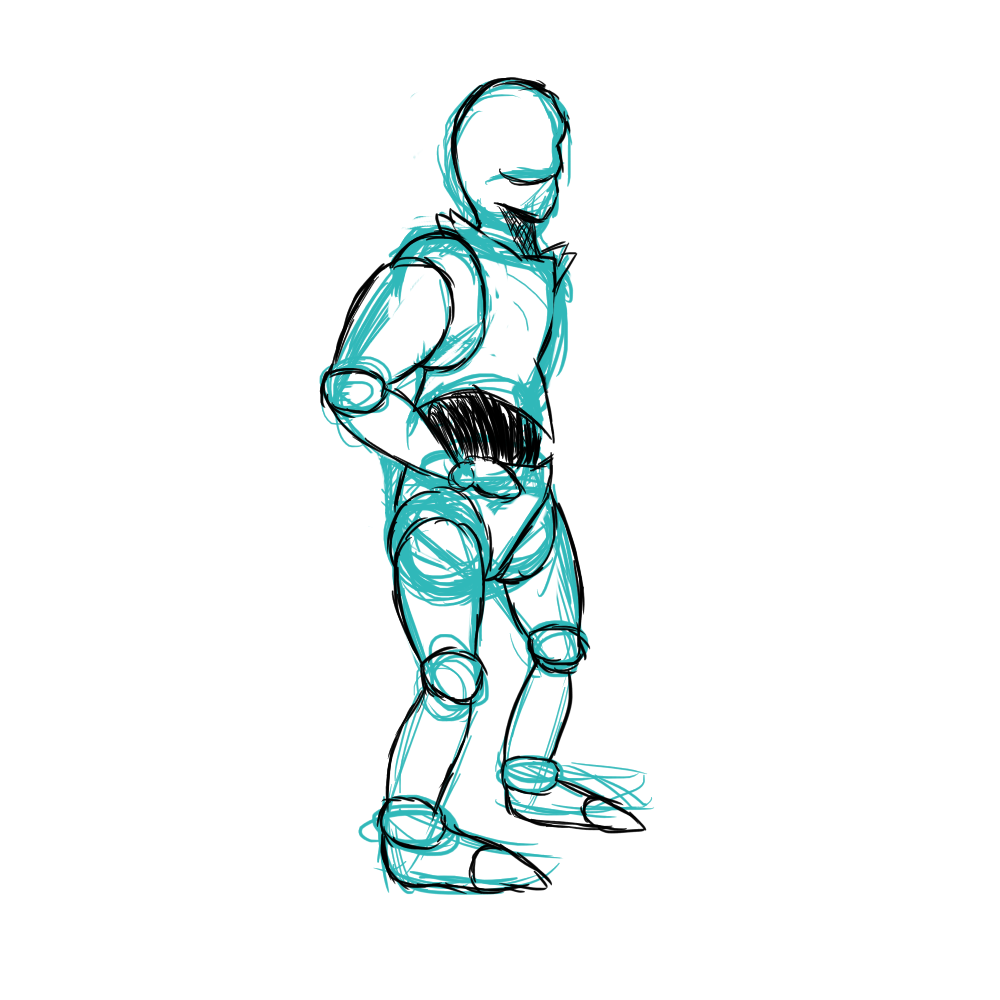
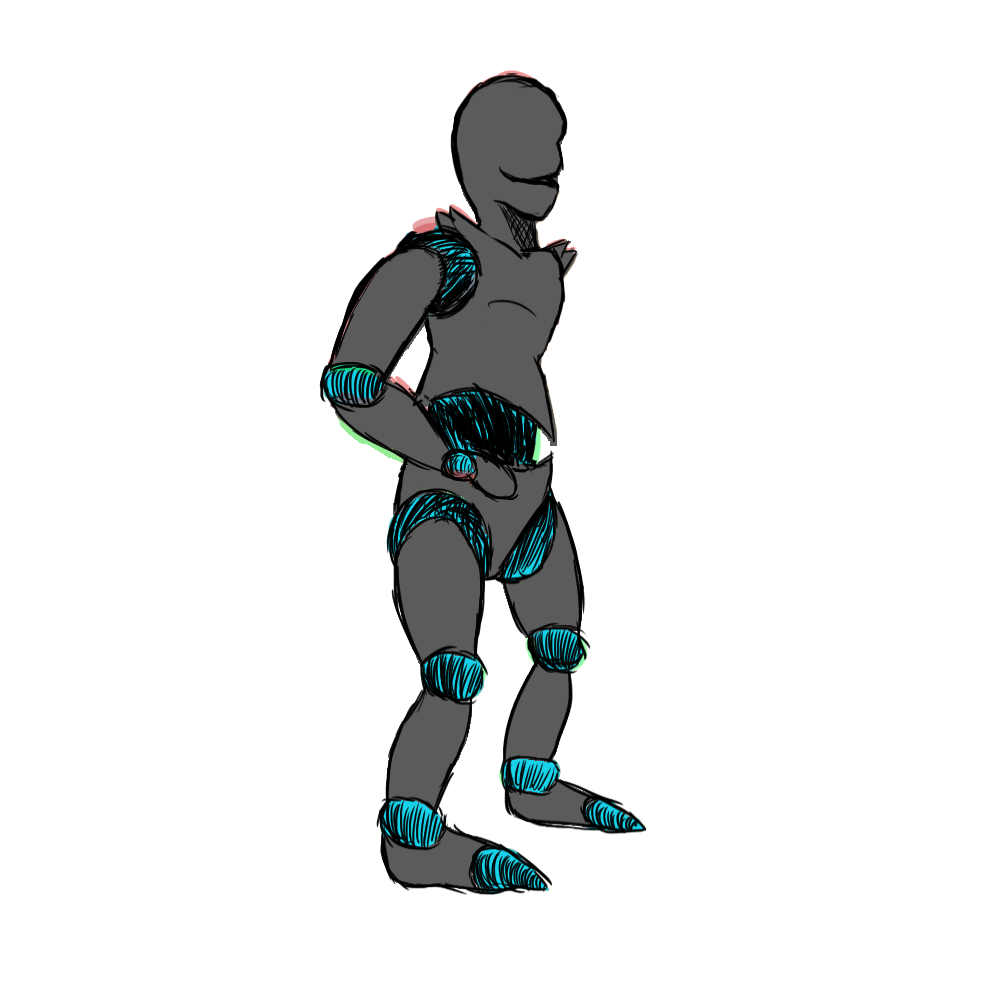
Two versions of the same layered image (1000x1000). Layer-by-layer changes:
painted on "Layer 3" over [left=319, top=70, right=655, bottom=896]
added layer "Layer 4" above "Layer 6" over [left=319, top=70, right=655, bottom=896]
added layer "Layer 6" above "Layer 2" over [left=319, top=192, right=655, bottom=896]
hid "Layer 2" over [left=319, top=70, right=655, bottom=896]
